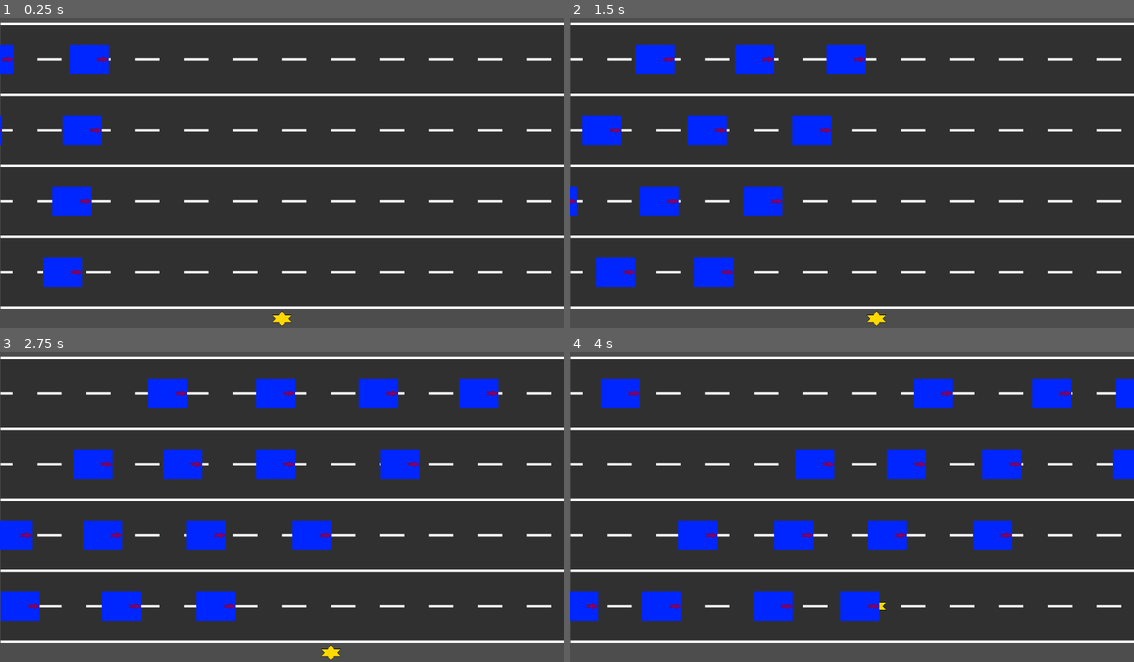
Above: before the commit, frames 1-4 (two rows, left to right).
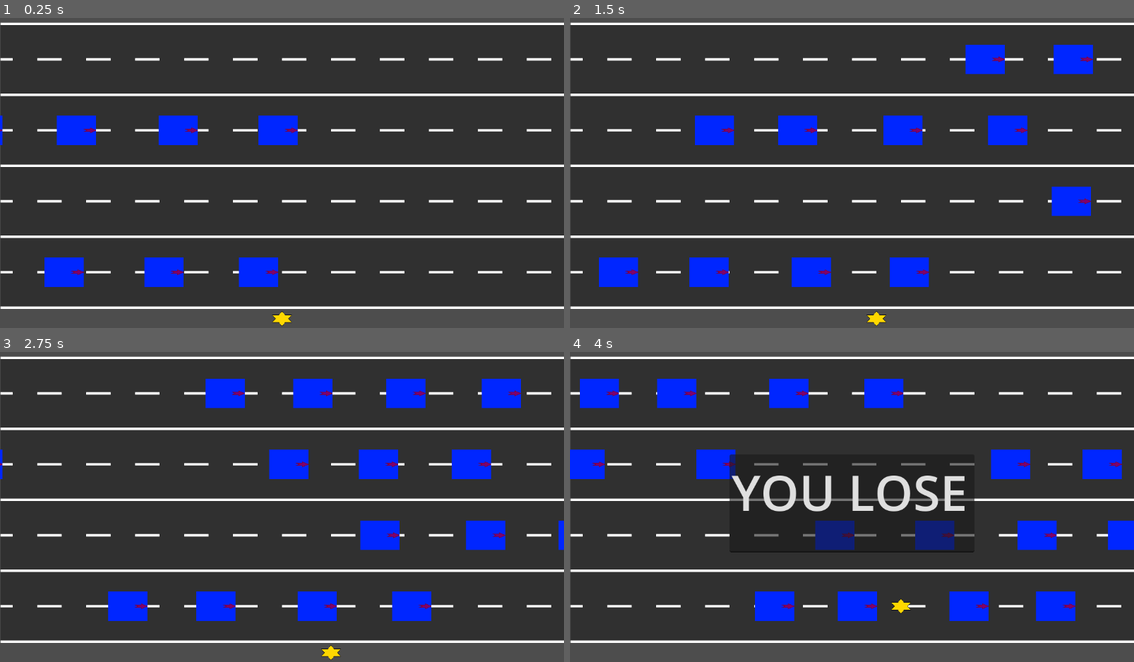
Above: after the commit, the same moments.

Repository: aduImperfect/Frogger
Game: Godot game, scene res://TSCN/frogger.tscn
Two runs of this game, one before a commit and one after it. Both use one fixed random seed, a clock stepped at 60 frames per second and the inputs below.
Inputs:
- Up to frame 1 (0.25 s): no input
- Up to frame 2 (1.5 s): hold Right (ui_right) 0.53-1.28 s; hold Down (ui_down) from 1.28 s (still down)
- Up to frame 3 (2.75 s): release Down (ui_down) at 2.03 s; hold Right (ui_right) from 2.03 s (still down)
- Up to frame 4 (4 s): release Right (ui_right) at 2.78 s; hold Up (ui_up) 2.78-3.53 s; hold Left (ui_left) from 3.53 s (still down)

The runs differ from the first frame. In frame 1, 4.6% of the frame differs, in the area x 0-53%, y 8-87%; in frame 2, 10%; in frame 3, 14%; in frame 4, 18%, in the area x 0-100%, y 8-87%.

Commit message:
- Frog sits on wood and floats. - Frog dies if it reaches any edges of horizontals on the water area - Bug fix in progress: Frog not dying in water.

Diff:
--- a/frogger/TSCN/collision_mgr.gd
+++ b/frogger/TSCN/collision_mgr.gd
@@ -6,7 +6,7 @@
 
 # Called when the node enters the scene tree for the first time.
 func _ready() -> void:
-	pass # Replace with function body.
+	pass
 
 # Called every frame. 'delta' is the elapsed time since the previous frame.
 func _process(_delta: float) -> void:
@@ -31,21 +31,24 @@
 			playerMovement.gameLost = true
 			break
 
-	if playerMovement.yLane > playerMovement.yMoveCamUpSwitchLimit:
+	if (playerMovement.yLane > playerMovement.yMoveCamUpSwitchLimit) && (playerMovement.yLane < playerMovement.yMoveLimit):
 		var sittingOnAWood : bool = false
 
 		for k in sceneGen.woodsNum:
 			var woodArea2D : Area2D = sceneGen.woodsArr[k].get_child(0).get_child(0)
-			if woodArea2D.frogSitting == true:
+			if (woodArea2D.frogSitting == true) && (frogArea2D.woodCarrier == true):
 				sittingOnAWood = true
 				print("Frog Sitting On Wood!")
 				sceneGen.frogNode.position.x = sceneGen.woodsArr[k].position.x
 				break
+			else:
+				sittingOnAWood = false
 
-		if sittingOnAWood == false:
-			print("Frog On Water!")
-			playerMovement.gameLost = true
-			return
+		#if sittingOnAWood == false:
+			#print("Frog On Water!")
+			#playerMovement.gameLost = true
+			#return
+
 
 	if (sceneGen.frogNode.position.x < 20.0):
 		print("Out Of Bounds")
--- a/frogger/TSCN/frog.tscn
+++ b/frogger/TSCN/frog.tscn
@@ -17,6 +17,7 @@
 
 [node name="FrogCollisionShape2D" type="CollisionShape2D" parent="Frogger/FrogArea2D" unique_id=1182481546]
 z_index = 15
+scale = Vector2(7, 7)
 shape = SubResource("RectangleShape2D_3cs2f")
 debug_color = Color(0.3647059, 0.47843137, 1, 1)
 
--- a/frogger/TSCN/frog_area_2d.gd
+++ b/frogger/TSCN/frog_area_2d.gd
@@ -1,10 +1,12 @@
 extends Area2D
 
 @export var vehicleHit : bool = false
+@export var woodCarrier : bool = false
 
 # Called when the node enters the scene tree for the first time.
 func _ready() -> void:
 	vehicleHit = false
+	woodCarrier = false
 
 # Called every frame. 'delta' is the elapsed time since the previous frame.
 func _process(_delta: float) -> void:
@@ -13,7 +15,8 @@
 func _on_area_entered(area: Area2D) -> void:
 	if area.name.contains("Vehicle"):
 		vehicleHit = true
-
+	elif area.name.contains("Wood"):
+		woodCarrier = true
 
 func _on_area_exited(area: Area2D) -> void:
 	if area.name.contains("Vehicle"):
--- a/frogger/TSCN/frogger.tscn
+++ b/frogger/TSCN/frogger.tscn
@@ -32,9 +32,10 @@
 playerMovement = NodePath("../PlayerMovement")
 youLoseText = NodePath("../Camera2D/YouLoseText")
 
-[node name="WoodsMovement" type="Node2D" parent="." unique_id=1244145818 node_paths=PackedStringArray("sceneGen")]
+[node name="WoodsMovement" type="Node2D" parent="." unique_id=1244145818 node_paths=PackedStringArray("sceneGen", "collisionMgr")]
 script = ExtResource("6_cals2")
 sceneGen = NodePath("../SceneGen")
+collisionMgr = NodePath("../CollisionMgr")
 
 [node name="Camera2D" type="Camera2D" parent="." unique_id=51661920]
 position = Vector2(575, 325)
--- a/frogger/TSCN/vehicle.tscn
+++ b/frogger/TSCN/vehicle.tscn
@@ -18,6 +18,7 @@
 
 [node name="VehicleCollisionShape2D" type="CollisionShape2D" parent="Vehicle/VehicleArea2D" unique_id=274465108]
 z_index = 15
+scale = Vector2(6, 6)
 shape = SubResource("RectangleShape2D_83gty")
 debug_color = Color(0.7490196, 0.45882353, 0, 1)
 
--- a/frogger/TSCN/vehicles_movement.gd
+++ b/frogger/TSCN/vehicles_movement.gd
@@ -6,13 +6,15 @@
 @export var yHiddenVal : float = 0.0
 @export var xResetHiddenVal : float = 0.0
 
-@export var xLimit : float = 0.0
+@export var xUpperLimit : float = 0.0
+@export var xLowerLimit : float = 0.0
 
 # Called when the node enters the scene tree for the first time.
 func _ready() -> void:
-	xHiddenVal = -500.0
+	xHiddenVal = -100.0
 	yHiddenVal = 100.0
-	xLimit = 1200.0
+	xUpperLimit = 1200.0
+	xLowerLimit = -50.0
 	xResetHiddenVal = -50.0
 	_repositioning_vehicles()
 
@@ -25,7 +27,10 @@
 func _repositioning_vehicles() -> void:
 	for j in sceneGen.yVehiclesCount:
 		for k in sceneGen.xVehiclesCount:
-			sceneGen.vehiclesArr[k + (j * sceneGen.yVehiclesCount)].position.x = xHiddenVal + (k * sceneGen.xOffset)
+			if j % 2 != 0:
+				sceneGen.vehiclesArr[k + (j * sceneGen.yVehiclesCount)].position.x = xHiddenVal + (k * sceneGen.xOffset)
+			else:
+				sceneGen.vehiclesArr[k + (j * sceneGen.yVehiclesCount)].position.x = (xUpperLimit - xHiddenVal) + (k * sceneGen.xOffset)
 			sceneGen.vehiclesArr[k + (j * sceneGen.yVehiclesCount)].position.y = yHiddenVal + (j * sceneGen.yOffset)
 
 func _move_vehicles(_delta : float) -> void:
@@ -36,10 +41,17 @@
 		for k in sceneGen.xVehiclesCount:
 			var newMoveSpeed = randf_range(minSpeed + ((sceneGen.yVehiclesCount - j) * minSpeed), maxSpeed + ((sceneGen.yVehiclesCount - j) * maxSpeed))
 			moveSpeed = newMoveSpeed
-			sceneGen.vehiclesArr[k + (j * sceneGen.yVehiclesCount)].position.x += (moveSpeed * _delta)
+			if j % 2 != 0:
+				sceneGen.vehiclesArr[k + (j * sceneGen.yVehiclesCount)].position.x += (moveSpeed * _delta)
+			else:
+				sceneGen.vehiclesArr[k + (j * sceneGen.yVehiclesCount)].position.x -= (moveSpeed * _delta)
 
 func _reset_positioning() -> void:
 	for j in sceneGen.yVehiclesCount:
 		for k in sceneGen.xVehiclesCount:
-			if sceneGen.vehiclesArr[k + (j * sceneGen.yVehiclesCount)].position.x > xLimit:
-				sceneGen.vehiclesArr[k + (j * sceneGen.yVehiclesCount)].position.x = xResetHiddenVal
+			if sceneGen.vehiclesArr[k + (j * sceneGen.yVehiclesCount)].position.x > xUpperLimit:
+				if j % 2 != 0:
+					sceneGen.vehiclesArr[k + (j * sceneGen.yVehiclesCount)].position.x = xResetHiddenVal
+			elif sceneGen.vehiclesArr[k + (j * sceneGen.yVehiclesCount)].position.x < xLowerLimit:
+				if j % 2 == 0:
+					sceneGen.vehiclesArr[k + (j * sceneGen.yVehiclesCount)].position.x = (xUpperLimit - xResetHiddenVal)
--- a/frogger/TSCN/wood.tscn
+++ b/frogger/TSCN/wood.tscn
@@ -17,6 +17,8 @@
 script = ExtResource("2_xott2")
 
 [node name="WoodCollisionShape2D" type="CollisionShape2D" parent="Wood/WoodArea2D" unique_id=1935703507]
+z_index = 15
+scale = Vector2(3.2, 3.2)
 shape = SubResource("RectangleShape2D_y7u7b")
 debug_color = Color(0.3764706, 0, 0.0627451, 1)
 
--- a/frogger/TSCN/woods_movement.gd
+++ b/frogger/TSCN/woods_movement.gd
@@ -1,18 +1,21 @@
 extends Node2D
 
 @export var sceneGen : Node2D
+@export var collisionMgr : Node2D
 
 @export var xHiddenVal : float = 0.0
 @export var yHiddenVal : float = 0.0
 @export var xResetHiddenVal : float = 0.0
 
-@export var xLimit : float = 0.0
+@export var xUpperLimit : float = 0.0
+@export var xLowerLimit : float = 0.0
 
 # Called when the node enters the scene tree for the first time.
 func _ready() -> void:
-	xHiddenVal = -500.0
+	xHiddenVal = -100.0
 	yHiddenVal = -625.0
-	xLimit = 1200.0
+	xUpperLimit = 1200.0
+	xLowerLimit = -50.0
 	xResetHiddenVal = -50.0
 	_repositioning_woods()
 
@@ -25,7 +28,10 @@
 func _repositioning_woods() -> void:
 	for j in sceneGen.yWoodsCount:
 		for k in sceneGen.xWoodsCount:
-			sceneGen.woodsArr[k + (j * sceneGen.yWoodsCount)].position.x = xHiddenVal + (k * sceneGen.xOffset)
+			if j % 2 == 0:
+				sceneGen.woodsArr[k + (j * sceneGen.yWoodsCount)].position.x = xHiddenVal + (k * sceneGen.xOffset)
+			else:
+				sceneGen.woodsArr[k + (j * sceneGen.yWoodsCount)].position.x = (xUpperLimit - xHiddenVal) + (k * sceneGen.xOffset)
 			sceneGen.woodsArr[k + (j * sceneGen.yWoodsCount)].position.y = yHiddenVal + (j * sceneGen.yOffset)
 
 func _move_woods(_delta : float) -> void:
@@ -36,10 +42,17 @@
 		for k in sceneGen.xWoodsCount:
 			var newMoveSpeed = randf_range(minSpeed + ((sceneGen.yWoodsCount - j) * minSpeed), maxSpeed + ((sceneGen.yWoodsCount - j) * maxSpeed))
 			moveSpeed = newMoveSpeed
-			sceneGen.woodsArr[k + (j * sceneGen.yWoodsCount)].position.x += (moveSpeed * _delta)
+			if j % 2 == 0:
+				sceneGen.woodsArr[k + (j * sceneGen.yWoodsCount)].position.x += (moveSpeed * _delta)
+			else:
+				sceneGen.woodsArr[k + (j * sceneGen.yWoodsCount)].position.x -= (moveSpeed * _delta)
 
 func _reset_positioning_woods() -> void:
 	for j in sceneGen.yWoodsCount:
 		for k in sceneGen.xWoodsCount:
-			if sceneGen.woodsArr[k + (j * sceneGen.yWoodsCount)].position.x > xLimit:
-				sceneGen.woodsArr[k + (j * sceneGen.yWoodsCount)].position.x = xResetHiddenVal
+			if sceneGen.woodsArr[k + (j * sceneGen.yWoodsCount)].position.x > xUpperLimit:
+				if j % 2 == 0:
+					sceneGen.woodsArr[k + (j * sceneGen.yWoodsCount)].position.x = xResetHiddenVal
+			elif sceneGen.woodsArr[k + (j * sceneGen.yWoodsCount)].position.x < xLowerLimit:
+				if j % 2 != 0:
+					sceneGen.woodsArr[k + (j * sceneGen.yWoodsCount)].position.x = (xUpperLimit - xResetHiddenVal)
